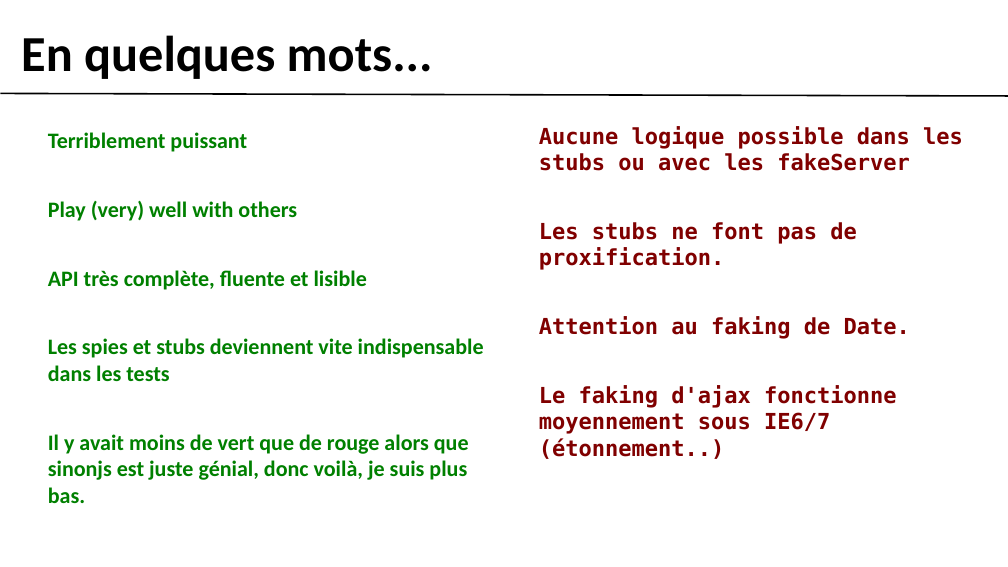
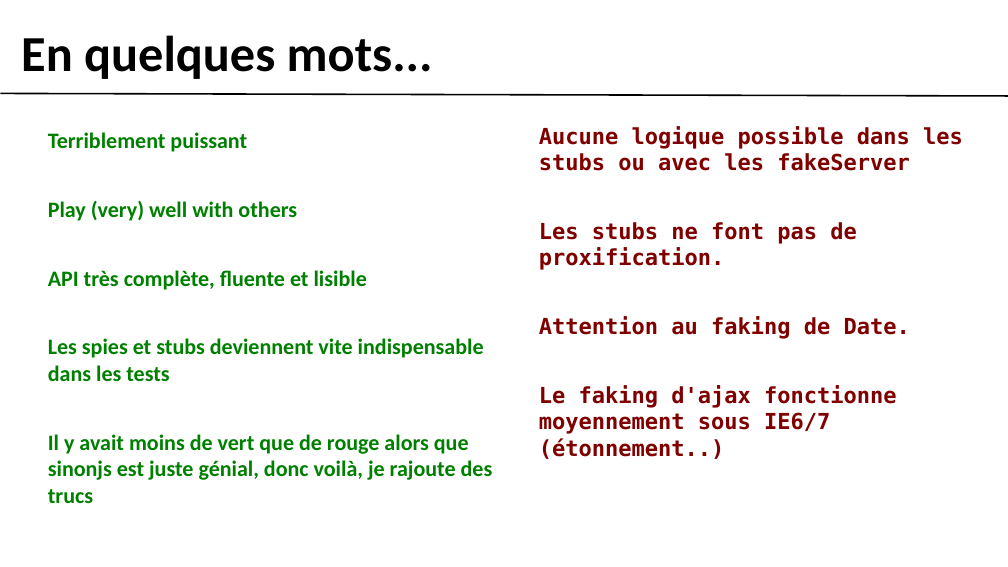
Before and after one commit to gobengo/devoxx-panorama-js-testing, a slide deck: slide 12 of doc/sinonjs_part.ppt (slide 13 before the commit). Drawn at 1008x567 pixels with LibreOffice and Linux fonts; fonts in the diff are those of the drawing; background and template pictures are left out. Boxes give left, top, right and bottom in pixels: in the first picture for what was removed or moved away, otherwise in the second. Text is boxed around its words. In the diff, an @@ line names an element or a change of style, - is before the commit and + after.

Commit message:
sinon / buster  relecture

```diff
--- a/doc/sinonjs_part.ppt
+++ b/doc/sinonjs_part.ppt
@@ text at <box>48,434,493,503</box>: text changed @@
-Il y avait moins de vert que de rouge alors que sinonjs est juste génial, donc voilà, je suis plus bas.
+Il y avait moins de vert que de rouge alors que sinonjs est juste génial, donc voilà, je rajoute des trucs
```
Also in this commit, not shown: 3 other slides changed, 1 slide removed, 1 other file.
